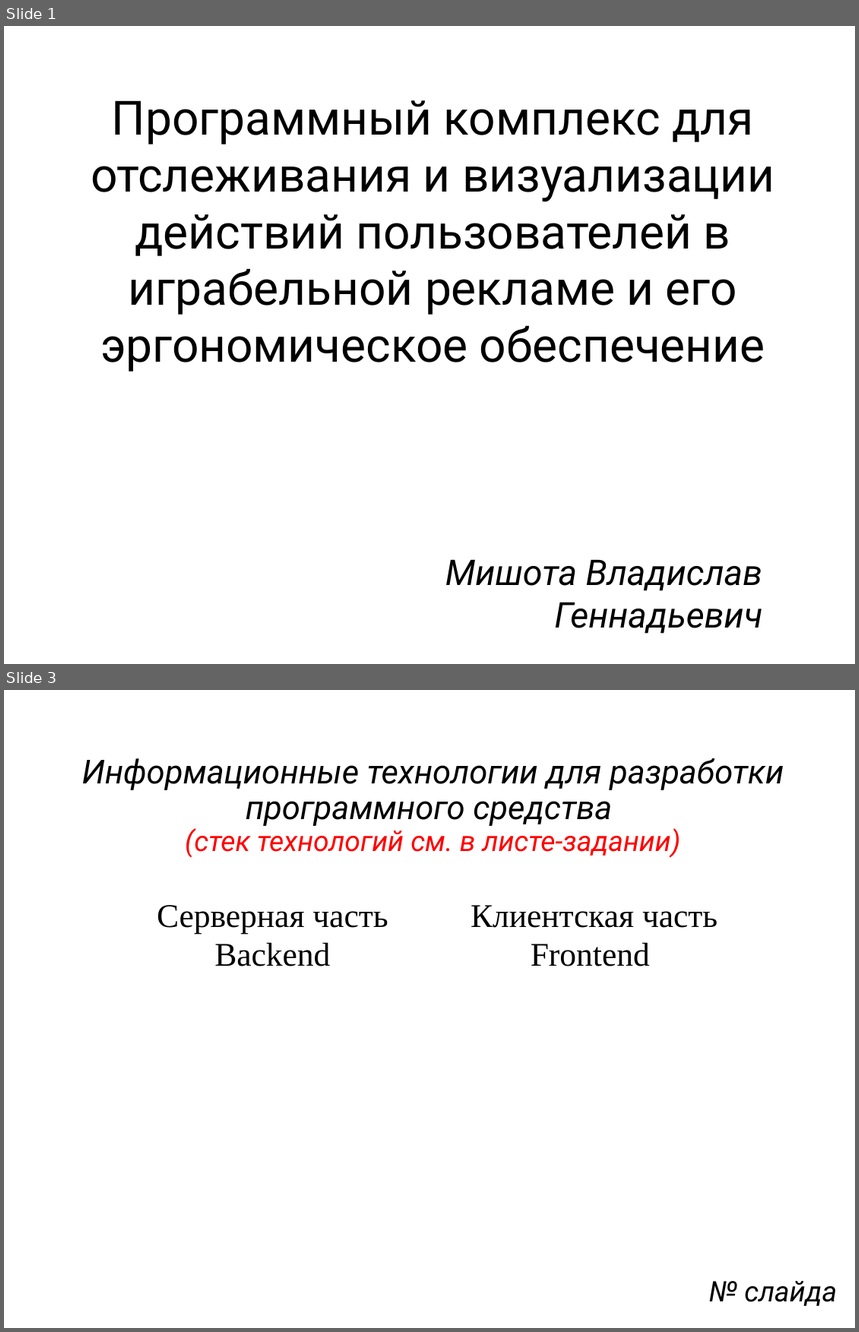
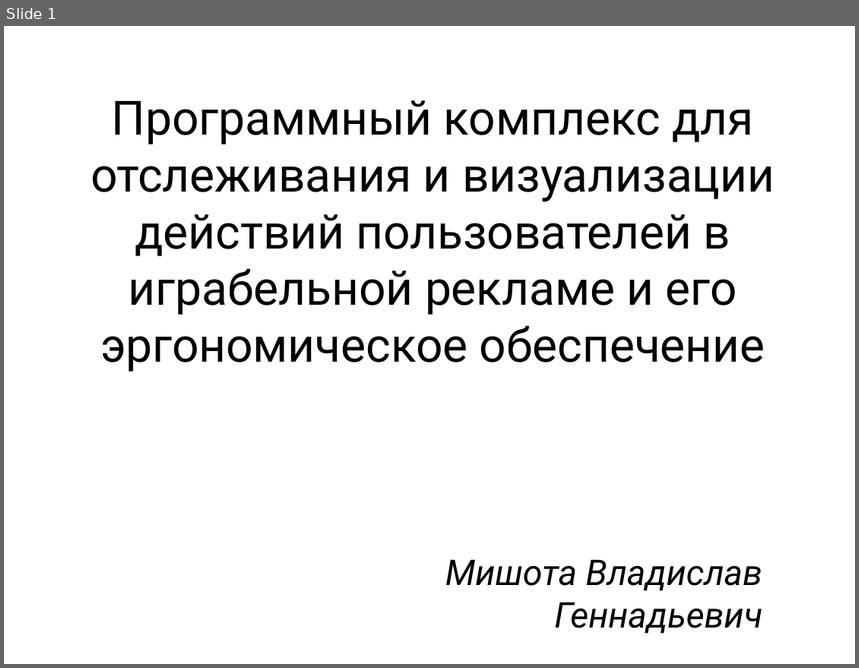
Before and after one commit to Vishota/diplom, a slide deck: презентация.pptx. Shown one above the other, each under a label of ours: slides 1 and 3 before the commit, slide 1 after it; the slides between them are not shown. The pictures are 859x1332 and 859x668 pixels, drawn with LibreOffice and Linux fonts; fonts in the diff are those of the drawing. Boxes give left, top, right and bottom in pixels: in the first picture for what was removed or moved away, otherwise in the second. Text is boxed around its words. In the diff, an @@ line names an element or a change of style, - is before the commit and + after.

```diff
--- a/презентация.pptx
+++ b/презентация.pptx
@@ slide 3 removed at (4, 690, 855, 1328), background #FFFFFF @@
@@ title removed at (82, 758, 784, 858) @@
-Информационные технологии для разработки программного средства
-(стек технологий см. в листе-задании)
@@ table removed at (108, 895, 751, 1271), 4 rows, 2 columns @@
-Серверная часть Backend | Клиентская часть Frontend
- | 
- | 
- | 
@@ text removed at (709, 1281, 837, 1306) @@
-№ слайда
```
Also in this commit, not shown: 6 slides changed, 7 slides added, 10 other slides removed, 6 other files.
